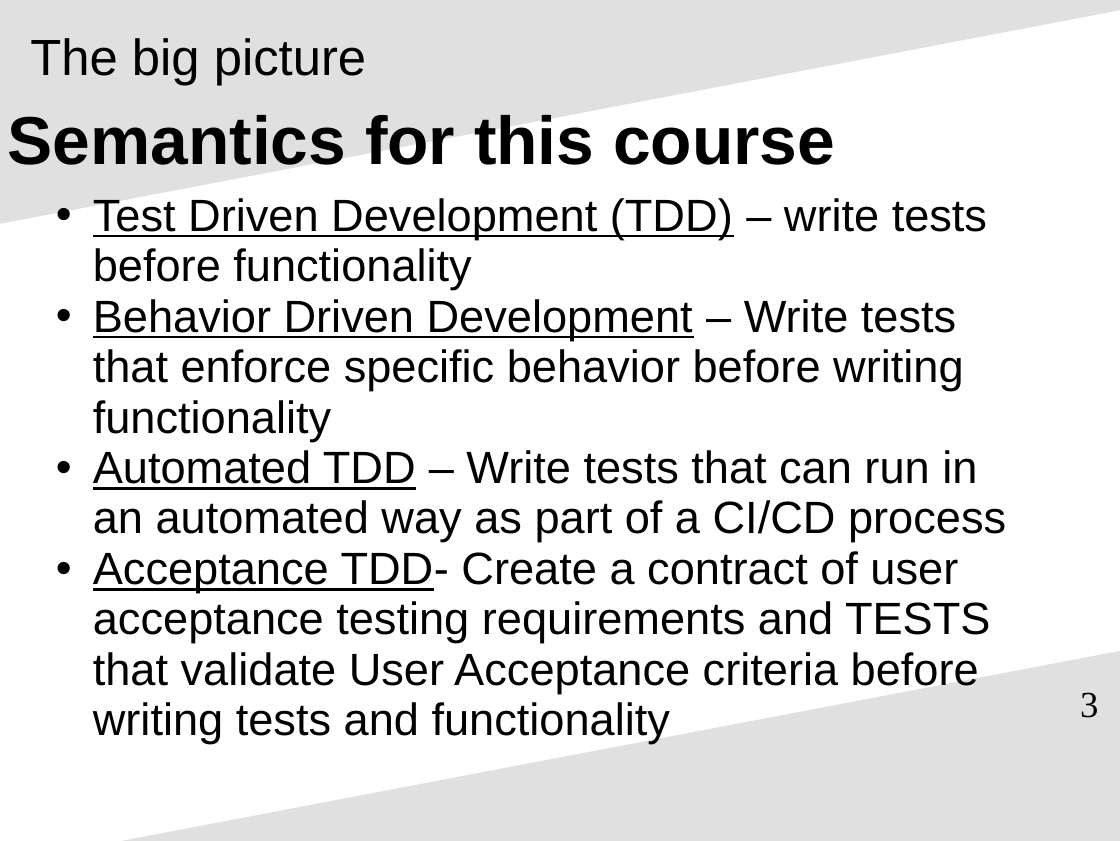
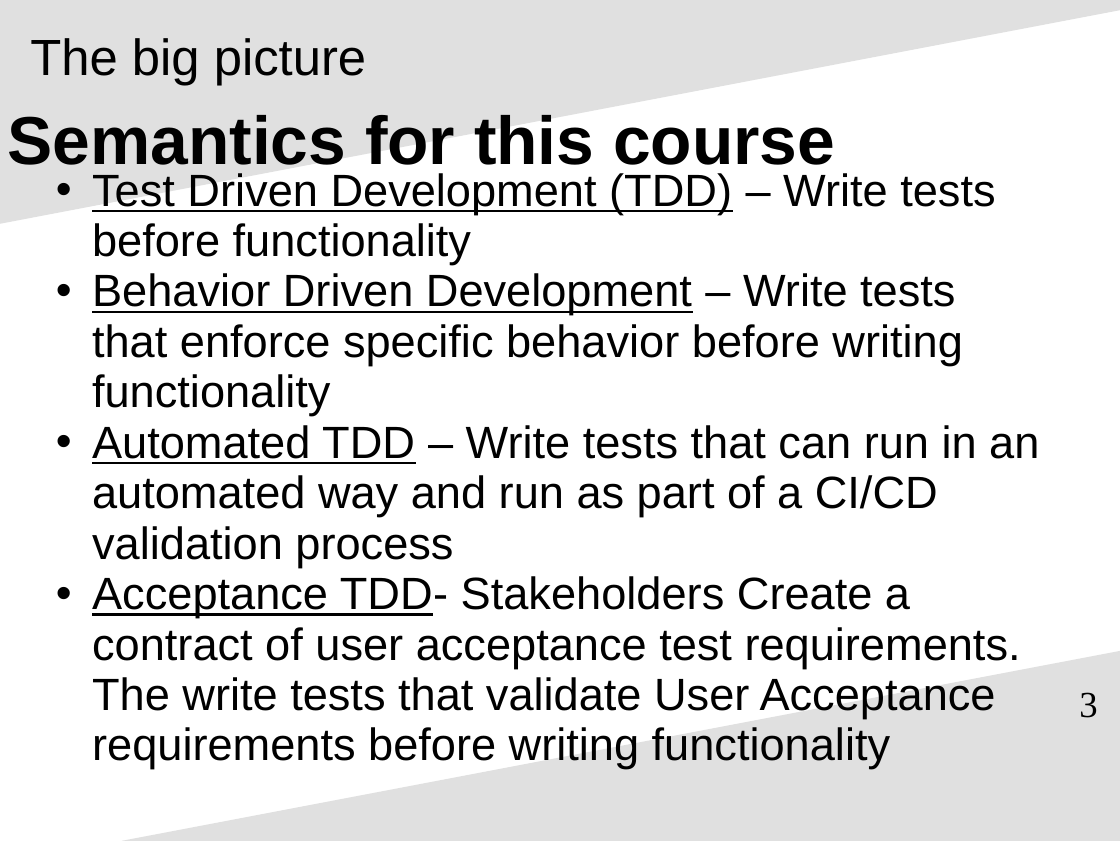
Before and after one commit to pcooke2002/accept_automated_behavior_dd, a slide deck: slide 3 of learning_agile_accept_auto_behavior_dd.ppt. Drawn at 1120x841 pixels with LibreOffice and Linux fonts; fonts in the diff are those of the drawing. Boxes give left, top, right and bottom in pixels: in the first picture for what was removed or moved away, otherwise in the second. Text is boxed around its words. In the diff, an @@ line names an element or a change of style, - is before the commit and + after.

```diff
--- a/learning_agile_accept_auto_behavior_dd.ppt
+++ b/learning_agile_accept_auto_behavior_dd.ppt
@@ subtitle at box(92, 173, 995, 265): text changed @@
-• Test Driven Development (TDD) – write tests before functionality
+• Test Driven Development (TDD) – Write tests before functionality
@@ subtitle at box(92, 425, 1039, 769): text changed @@
-• Automated TDD – Write tests that can run in an automated way as part of a CI/CD process
-• Acceptance TDD- Create a contract of user acceptance testing requirements and TESTS that validate User Acceptance criteria before writing tests and functionality
+• Automated TDD – Write tests that can run in an automated way and run as part of a CI/CD validation process
+• Acceptance TDD- Stakeholders Create a contract of user acceptance test requirements. The write tests that validate User Acceptance requirements before writing functionality
```
Also in this commit, not shown: 9 other slides changed, 13 slides added, 9 slides removed.
